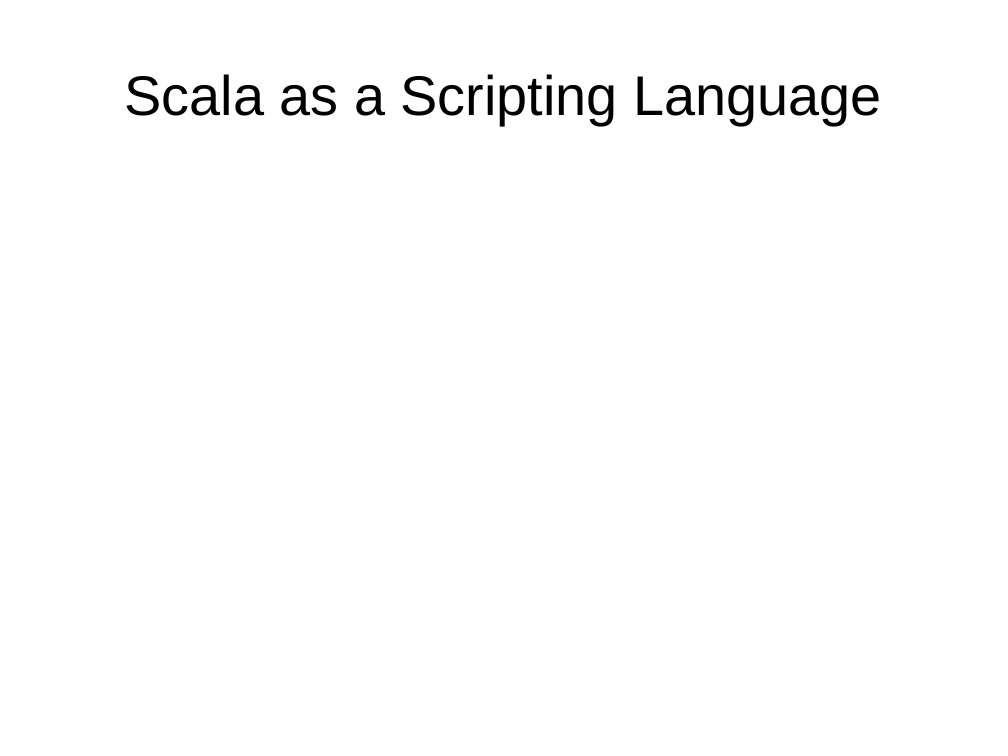
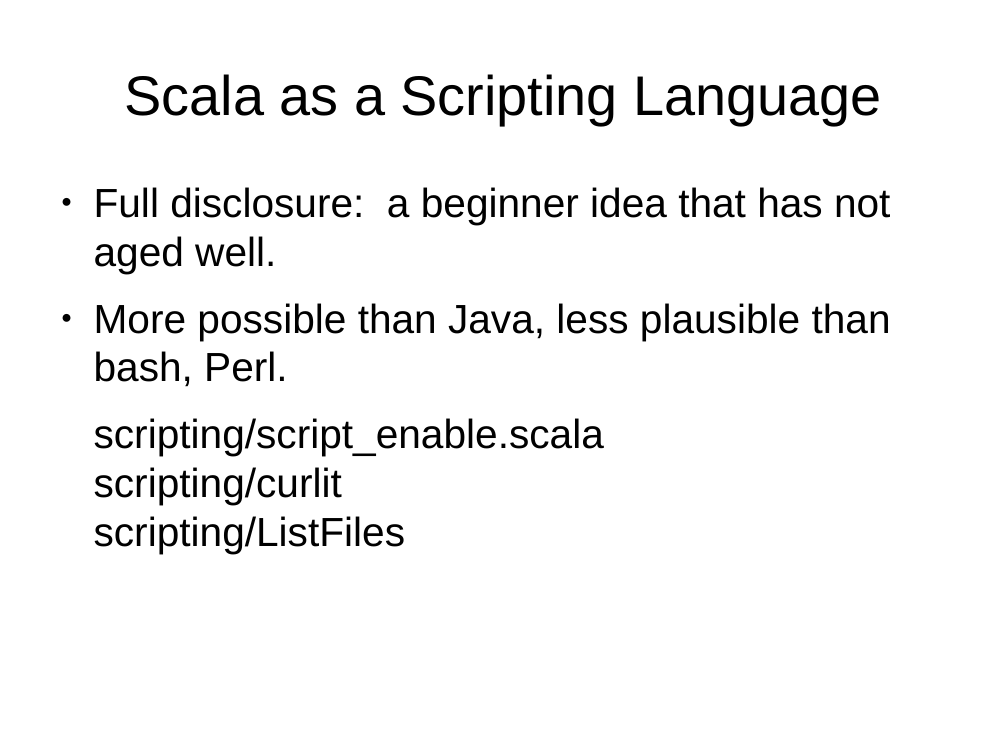
Before and after one commit to JohnLockwood/ScalaTalkSacjug, a slide deck: slide 10 of ScalaDecember2014.odp (slide 7 before the commit). Drawn at 1008x756 pixels with LibreOffice and Linux fonts; fonts in the diff are those of the drawing. Boxes give left, top, right and bottom in pixels: in the first picture for what was removed or moved away, otherwise in the second. Text is boxed around its words. In the diff, an @@ line names an element or a change of style, - is before the commit and + after.

```diff
--- a/ScalaDecember2014.odp
+++ b/ScalaDecember2014.odp
@@ text added at [94,187,891,553], 32 pt, text #000000 @@
+● Full disclosure: a beginner idea that has not aged well.
+● More possible than Java, less plausible than bash, Perl.
+scripting/script_enable.scala
+scripting/curlit
+scripting/ListFiles
```
Also in this commit, not shown: 6 other slides changed, 5 slides added, 2 slides removed, 20 other files.
